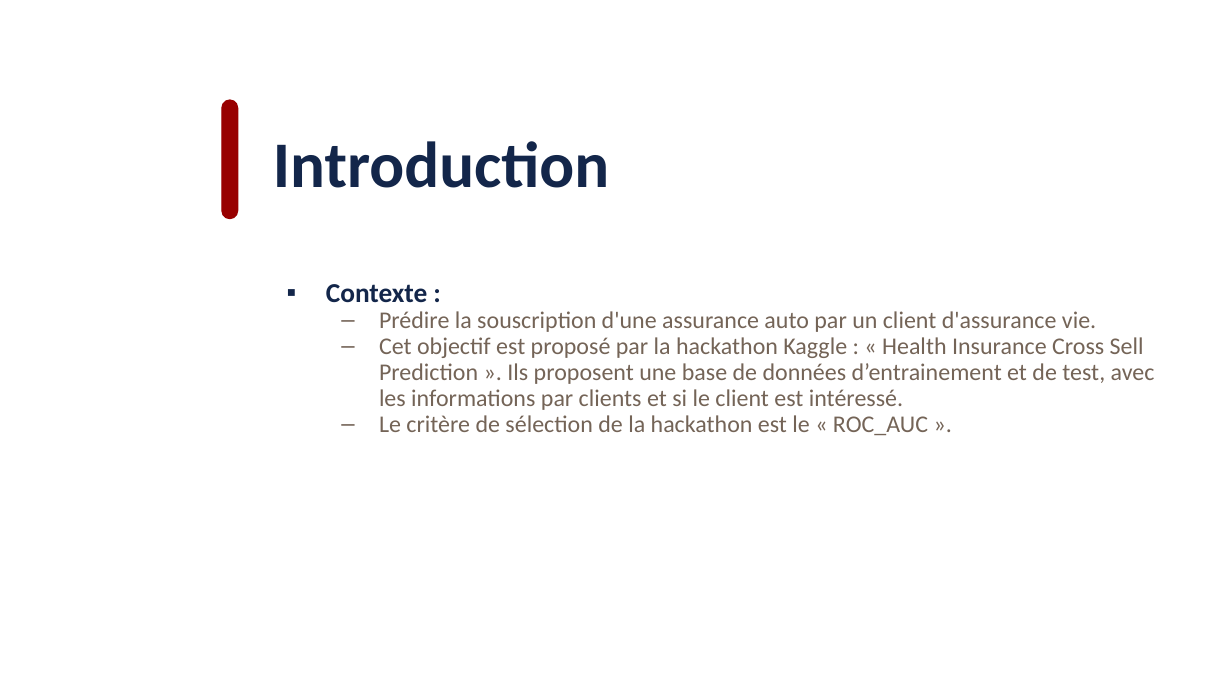
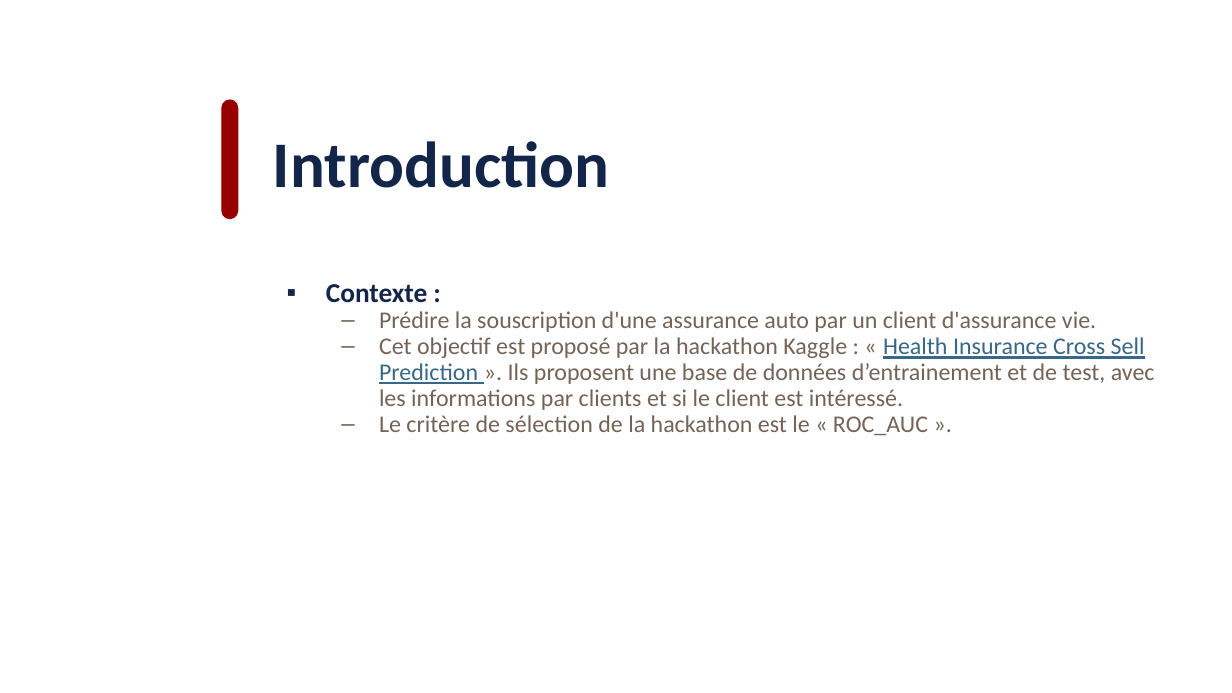
Before and after one commit to ErwanHB/ML_ISUP_ALLART_BURLISSON, a slide deck: slide 2 of ML_ALLART_BURLISSON.pptx. Drawn at 1232x693 pixels with LibreOffice and Linux fonts; fonts in the diff are those of the drawing. Boxes give left, top, right and bottom in pixels: in the first picture for what was removed or moved away, otherwise in the second. Text is boxed around its words. In the diff, an @@ line names an element or a change of style, - is before the commit and + after.

Commit message:
projet

```diff
--- a/ML_ALLART_BURLISSON.pptx
+++ b/ML_ALLART_BURLISSON.pptx
@@ text at (379, 337, 1155, 410): text colour #746457 to #386888, underline on in "Health Insurance Cross Sell Prediction" @@
```
